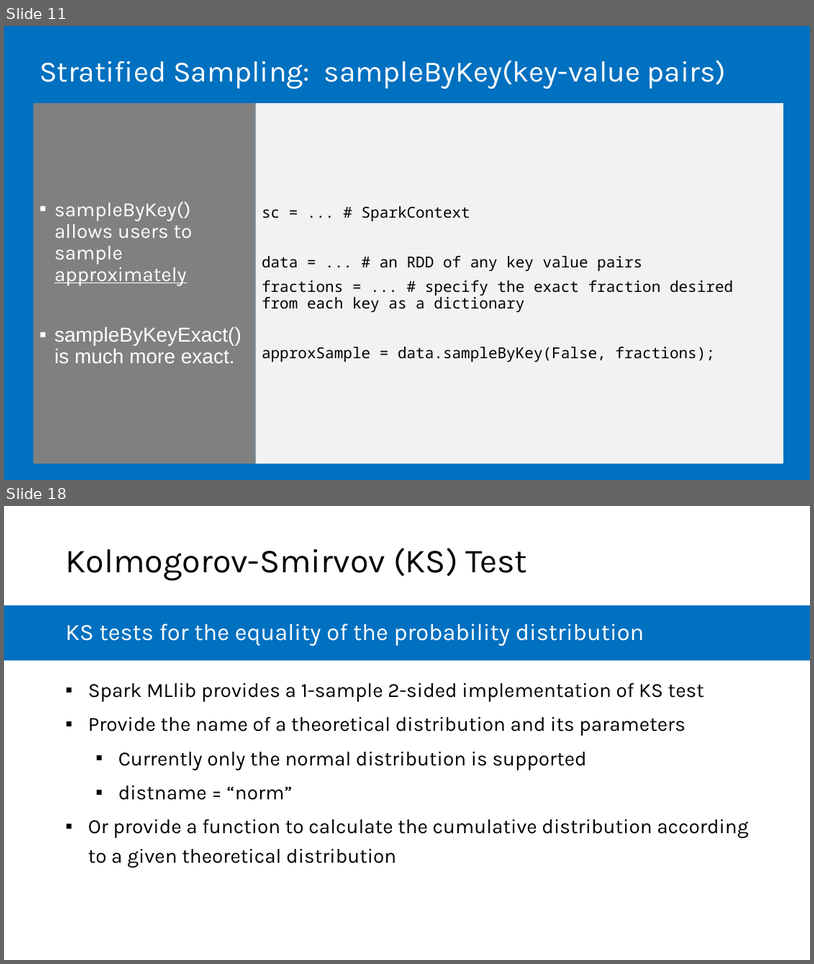
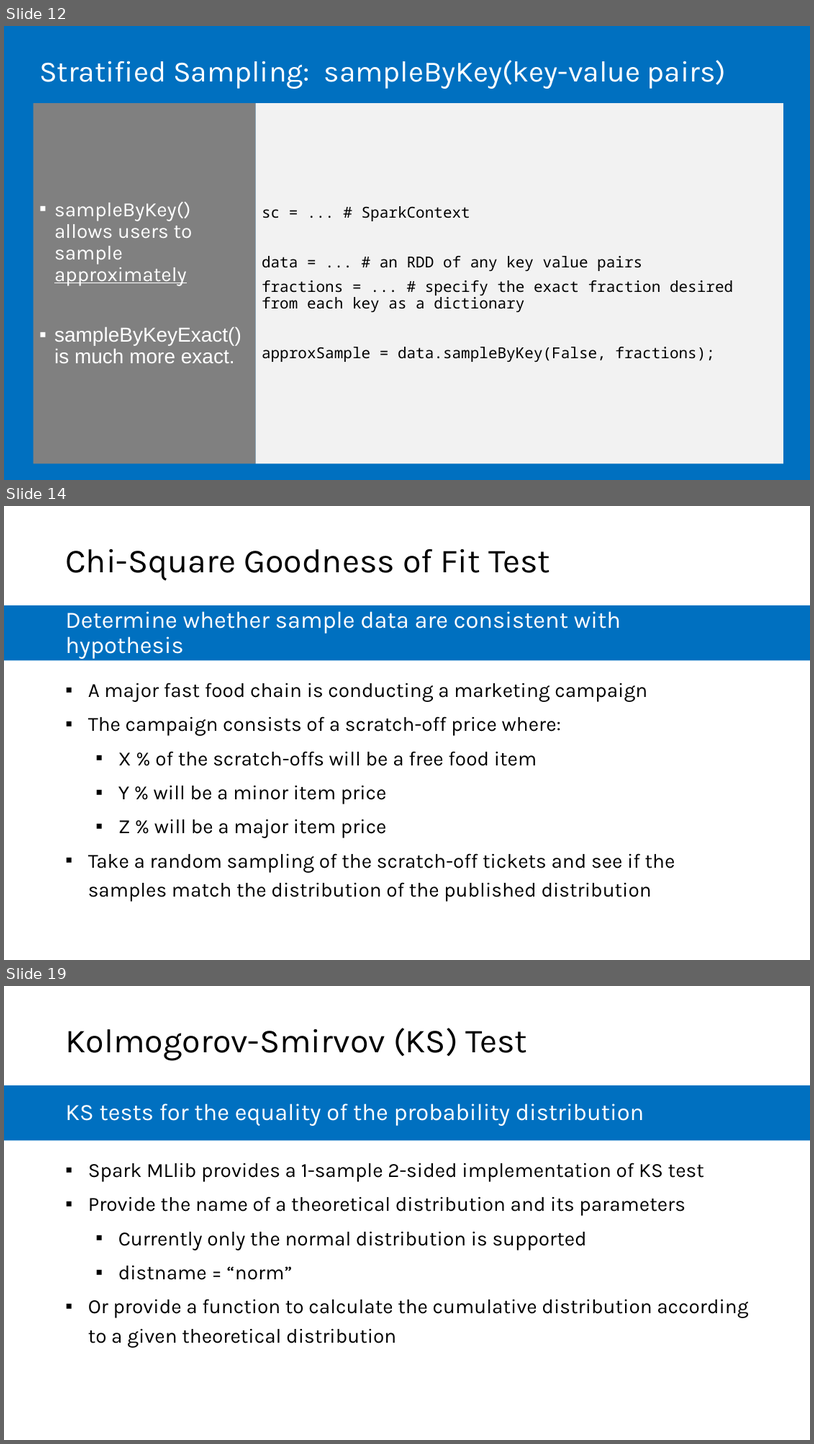
Before and after one commit to microsoft/AcademicContent, a slide deck: Instructor-Led/Module5/Lessons/Module5_Lesson4 Spark MLlib Basic Statistics.pptx. Shown one above the other, each under a label of ours: slides 11 and 18 before the commit, slides 12, 14 and 19 after it; the slides between them are not shown. The pictures are 814x964 and 814x1444 pixels, drawn with LibreOffice and Linux fonts; fonts in the diff are those of the drawing. Boxes give left, top, right and bottom in pixels: in the first picture for what was removed or moved away, otherwise in the second. Text is boxed around its words. In the diff, an @@ line names an element or a change of style, - is before the commit and + after.

```diff
--- a/Instructor-Led/Module5/Lessons/Module5_Lesson4 Spark MLlib Basic Statistics.pptx
+++ b/Instructor-Led/Module5/Lessons/Module5_Lesson4 Spark MLlib Basic Statistics.pptx
@@ slide 14 added at <box>4,506,810,960</box>, background #FFFFFF @@
@@ title added at <box>65,549,550,580</box>, 40 pt, text #000000 @@
+Chi-Square Goodness of Fit Test
@@ rectangle added at <box>4,605,810,660</box>, fill #0070C0 @@
@@ text added at <box>65,611,621,659</box>, 28 pt, text #FFFFFF @@
+Determine whether sample data are consistent with hypothesis
@@ text added at <box>88,682,676,901</box>, 24 pt, text #000000 @@
+▪ A major fast food chain is conducting a marketing campaign
+▪ The campaign consists of a scratch-off price where:
+  ▪ X % of the scratch-offs will be a free food item
+  ▪ Y % will be a minor item price
+  ▪ Z % will be a major item price
+▪ Take a random sampling of the scratch-off tickets and see if the samples match the distribution of the published distribution
@@ what was slide 11 is now slide 12 @@
@@ what was slide 18 is now slide 19 @@
```
Also in this commit, not shown: 8 slides changed, 4 other slides added, 7 slides removed, 11 other files.
